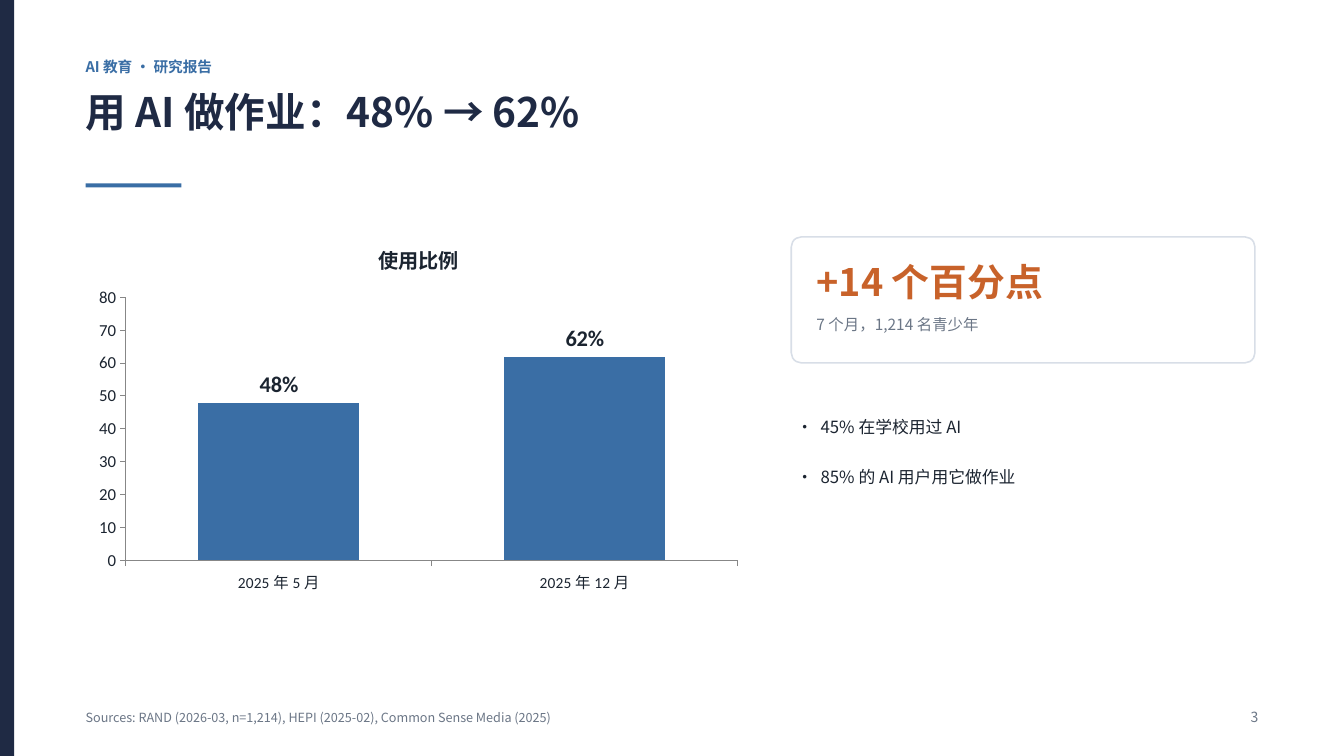
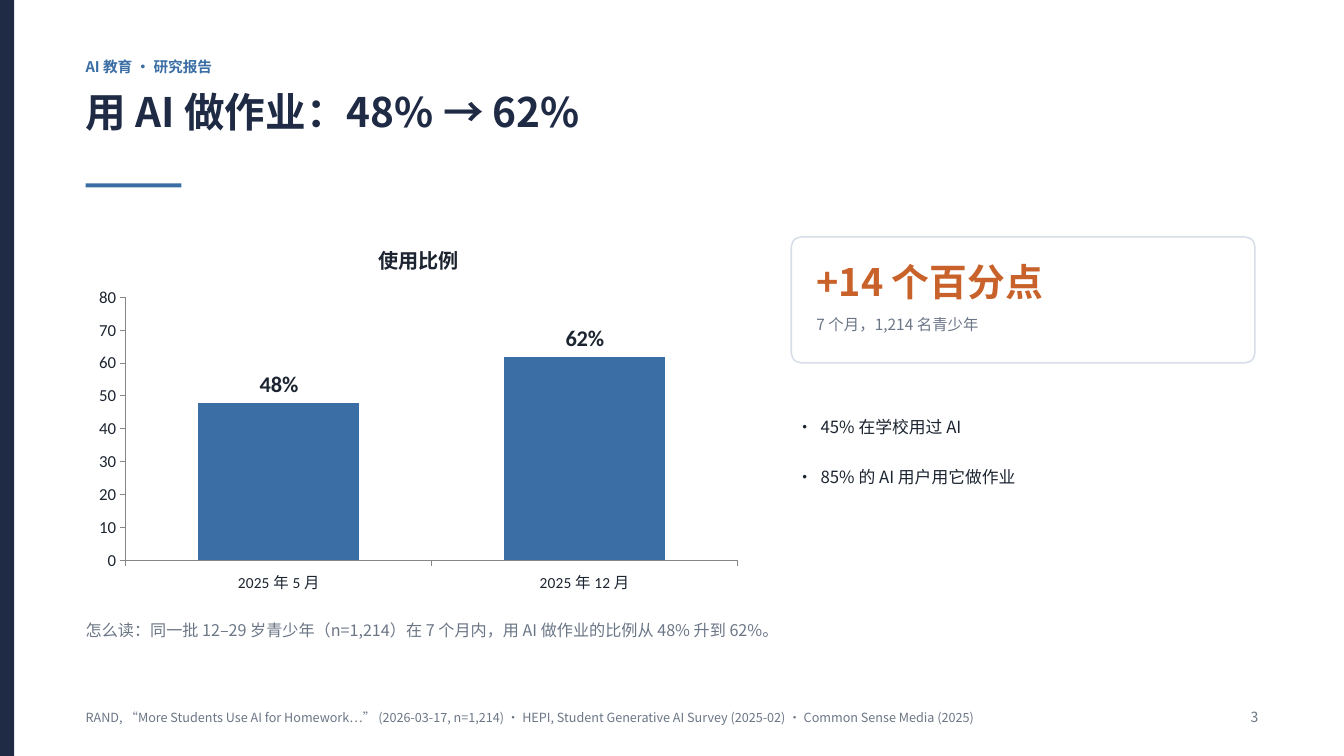
Before and after one commit to takakun09/ai-history-simulator, a slide deck: slide 3 of outputs/History_AI_Research_Report_CN.pptx. Drawn at 1344x756 pixels with LibreOffice and Linux fonts; fonts in the diff are those of the drawing. Boxes give left, top, right and bottom in pixels: in the first picture for what was removed or moved away, otherwise in the second. Text is boxed around its words. In the diff, an @@ line names an element or a change of style, - is before the commit and + after.

```diff
--- a/outputs/History_AI_Research_Report_CN.pptx
+++ b/outputs/History_AI_Research_Report_CN.pptx
@@ text added at [86,622,779,639], 11.5 pt, text #6B7686 @@
+怎么读：同一批 12–29 岁青少年（n=1,214）在 7 个月内，用 AI 做作业的比例从 48% 升到 62%。
@@ text at [86,711,974,725]: text changed @@
-Sources: RAND (2026-03, n=1,214), HEPI (2025-02), Common Sense Media (2025)
+RAND, “More Students Use AI for Homework…” (2026-03-17, n=1,214) · HEPI, Student Generative AI Survey (2025-02) · Common Sense Media (2025)
```
Also in this commit, not shown: 4 other slides changed, 1 slide added, 2 other files.
